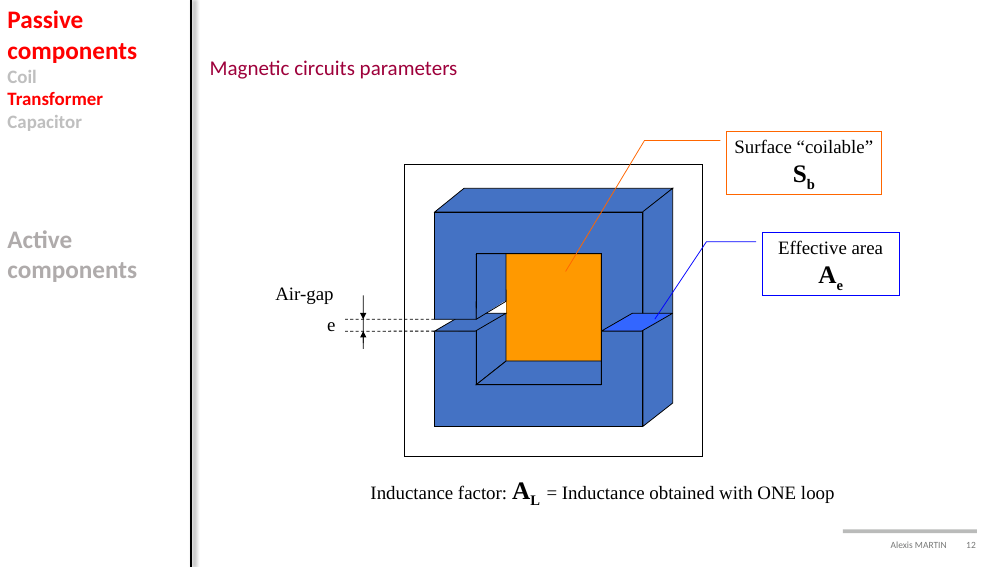
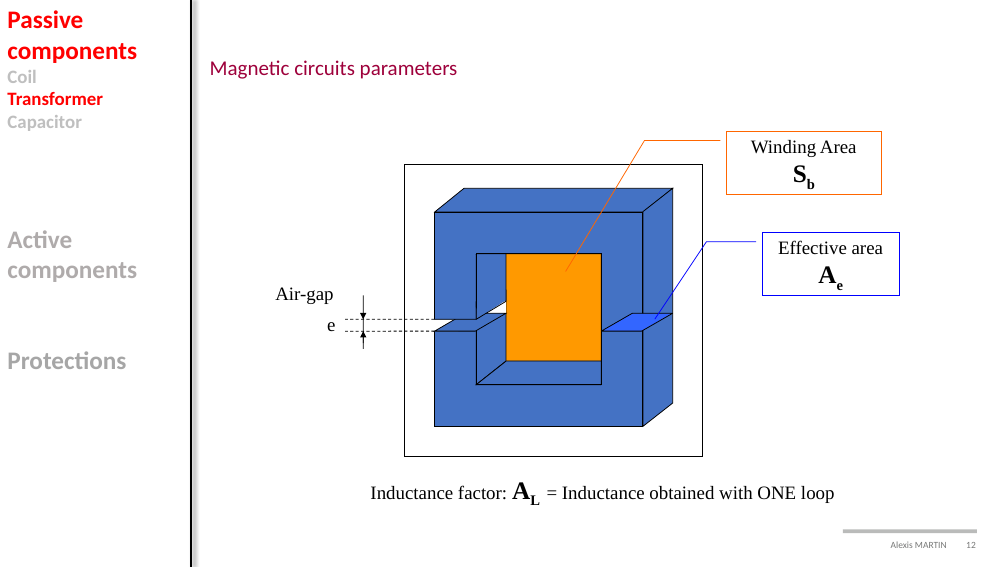
Before and after one commit to alexismartin46/Cours_Electronique_de_Puissance_FISE2, a slide deck: slide 12 of Cours/Cours3_components.pptx. Drawn at 1008x567 pixels with LibreOffice and Linux fonts; fonts in the diff are those of the drawing; background and template pictures are left out. Boxes give left, top, right and bottom in pixels: in the first picture for what was removed or moved away, otherwise in the second. Text is boxed around its words. In the diff, an @@ line names an element or a change of style, - is before the commit and + after.

```diff
--- a/Cours/Cours3_components.pptx
+++ b/Cours/Cours3_components.pptx
@@ text in border callout at <box>751,140,857,157</box>: text changed @@
-Surface “coilable”
+Winding Area
@@ text at <box>7,351,126,369</box>: paragraph added @@
+Protections
```
Also in this commit, not shown: 43 other slides changed, 25 other files.
